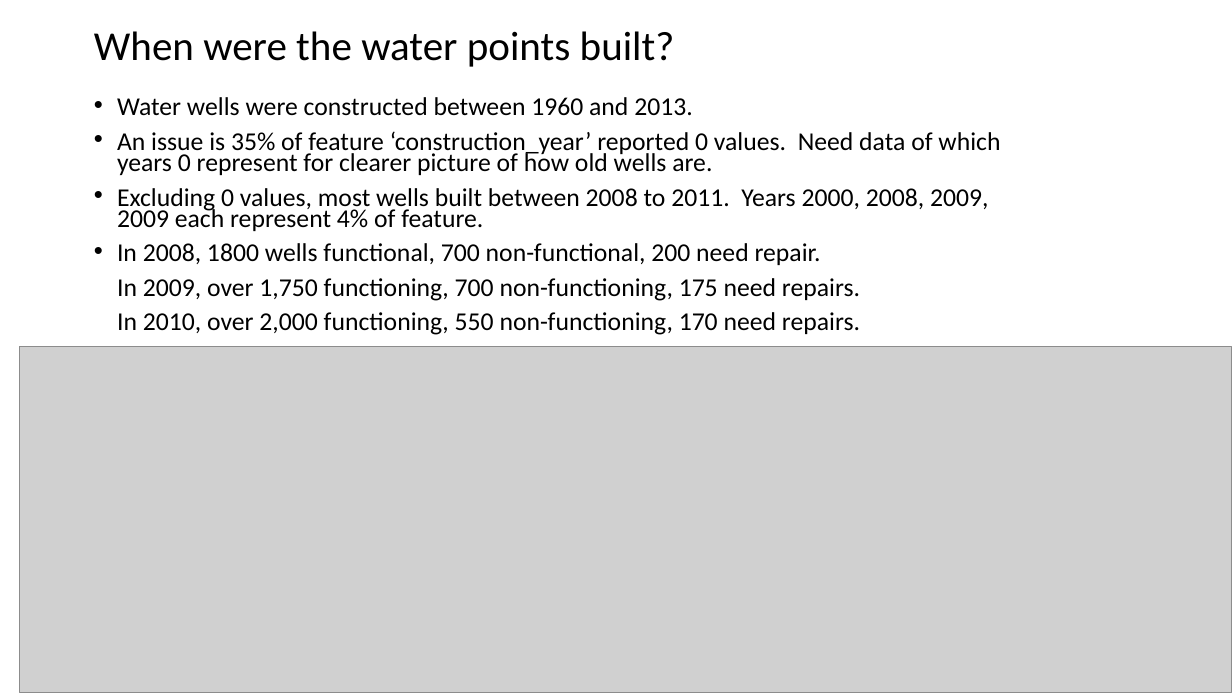
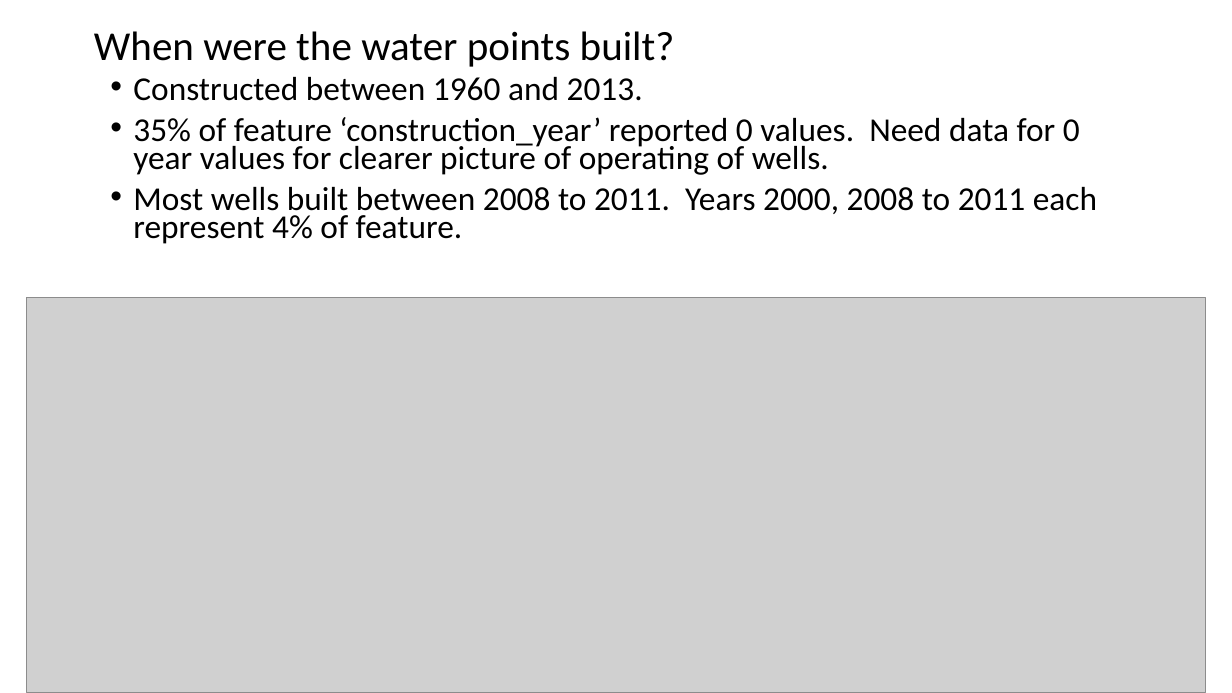
Before and after one commit to davidrtorres/Model-3-Tanzania-Water-Crisis, a slide deck: slide 6 of Presentation1.pptx (slide 4 before the commit). Drawn at 1232x693 pixels with LibreOffice and Linux fonts; fonts in the diff are those of the drawing; grey boxes stand for pictures. Boxes give left, top, right and bottom in pixels: in the first picture for what was removed or moved away, otherwise in the second. Text is boxed around its words. In the diff, an @@ line names an element or a change of style, - is before the commit and + after.

```diff
--- a/Presentation1.pptx
+++ b/Presentation1.pptx
@@ text at box(133, 77, 1097, 244): text changed; size 20 to 26 pt @@
-• Water wells were constructed between 1960 and 2013.
-• An issue is 35% of feature ‘construction_year’ reported 0 values. Need data of which years 0 represent for clearer picture of how old wells are.
-• Excluding 0 values, most wells built between 2008 to 2011. Years 2000, 2008, 2009, 2009 each represent 4% of feature.
-• In 2008, 1800 wells functional, 700 non-functional, 200 need repair.
-In 2009, over 1,750 functioning, 700 non-functioning, 175 need repairs.
-In 2010, over 2,000 functioning, 550 non-functioning, 170 need repairs.
+• Constructed between 1960 and 2013.
+• 35% of feature ‘construction_year’ reported 0 values. Need data for 0 year values for clearer picture of operating of wells.
+• Most wells built between 2008 to 2011. Years 2000, 2008 to 2011 each represent 4% of feature.
@@ picture: place and size @@
-picture at box(19, 347, 1232, 693)
+picture at box(27, 298, 1205, 693)
```
Also in this commit, not shown: 6 other slides changed, 3 slides added, 3 other files.
